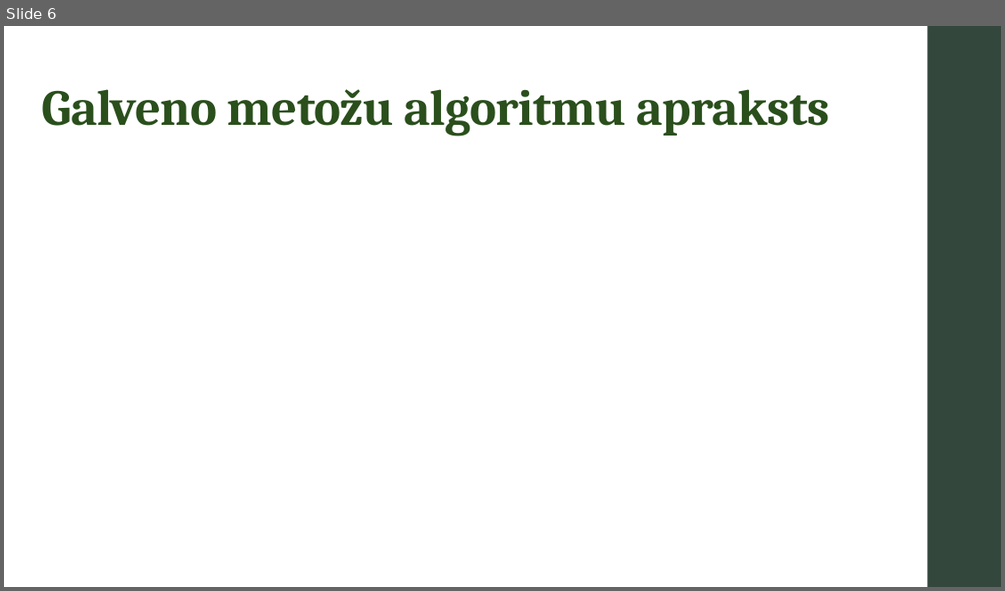
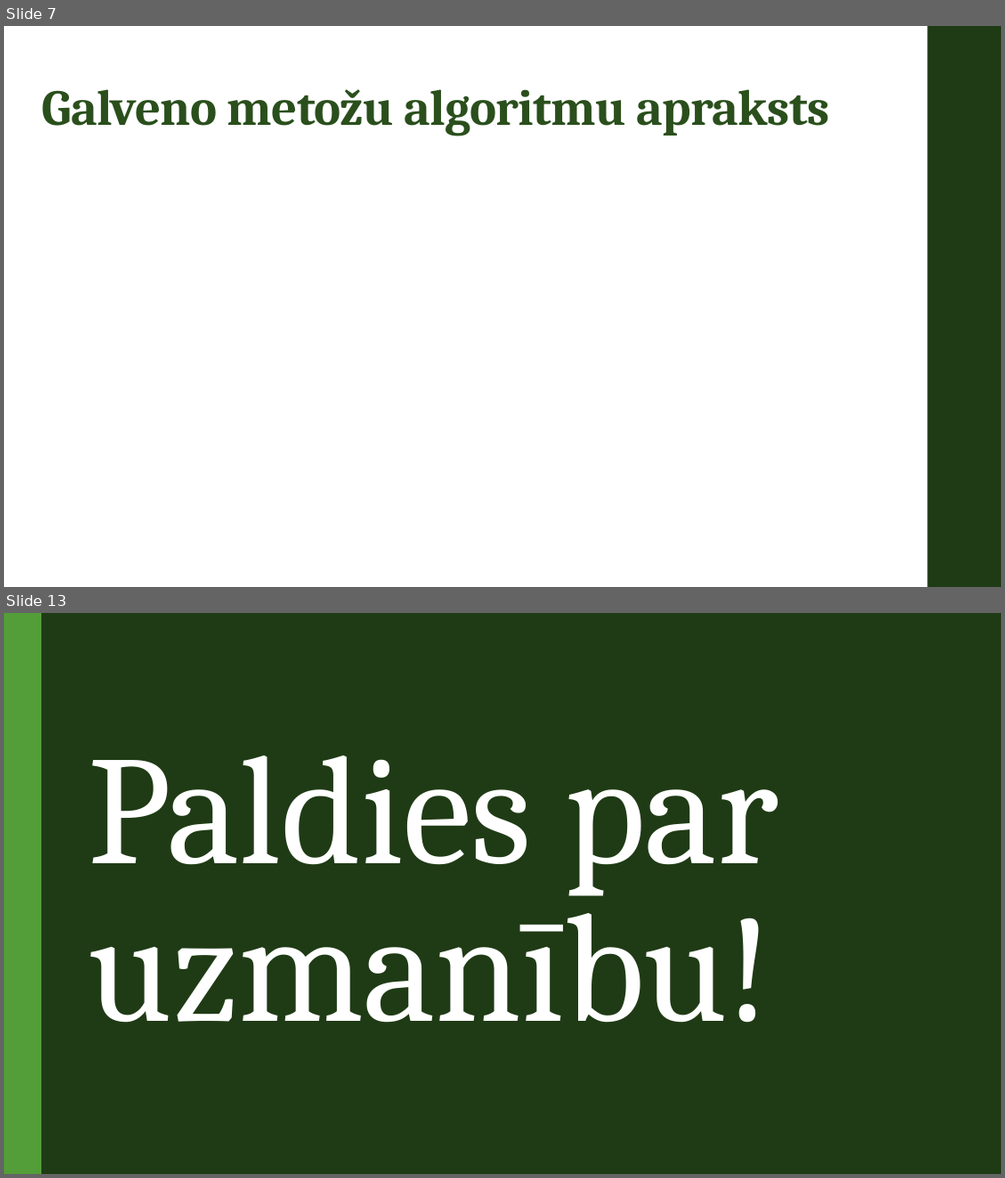
Before and after one commit to klasvill16/PD1_Rulevics, a slide deck: PD1_Prezentacija_Rulevics.pptx. Shown one above the other, each under a label of ours: slide 6 before the commit, slides 7 and 13 after it; the slides between them are not shown. The pictures are 1005x591 and 1005x1178 pixels, drawn with LibreOffice and Linux fonts; fonts in the diff are those of the drawing. Boxes give left, top, right and bottom in pixels: in the first picture for what was removed or moved away, otherwise in the second. Text is boxed around its words. In the diff, an @@ line names an element or a change of style, - is before the commit and + after.

```diff
--- a/PD1_Prezentacija_Rulevics.pptx
+++ b/PD1_Prezentacija_Rulevics.pptx
@@ slide 13 added at bbox=[4, 613, 1001, 1174], background #1F3B15 @@
@@ rectangle added at bbox=[4, 613, 41, 1174], fill #549E39 @@
@@ title added at bbox=[89, 755, 778, 1022], 149 pt, text #FFFFFF @@
+Paldies par uzmanību!
@@ what was slide 6 is now slide 7 @@
@@ slide 7 changed as well @@
@@ rectangle at bbox=[928, 26, 1001, 587]: fill #34473D to #1F3B15 @@
```
Also in this commit, not shown: 5 other slides changed, 6 other slides added, 16 other files.
